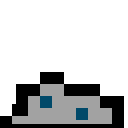
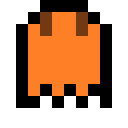
Before/after of a 128x128 layered artwork. What changed in the layer stack:
hid group "Death" (10 layers) over [0, 0, 124, 128]
showed group "Jump" (3 layers) over [16, 0, 112, 108]
showed "Orange #1" over [16, 0, 112, 108]
